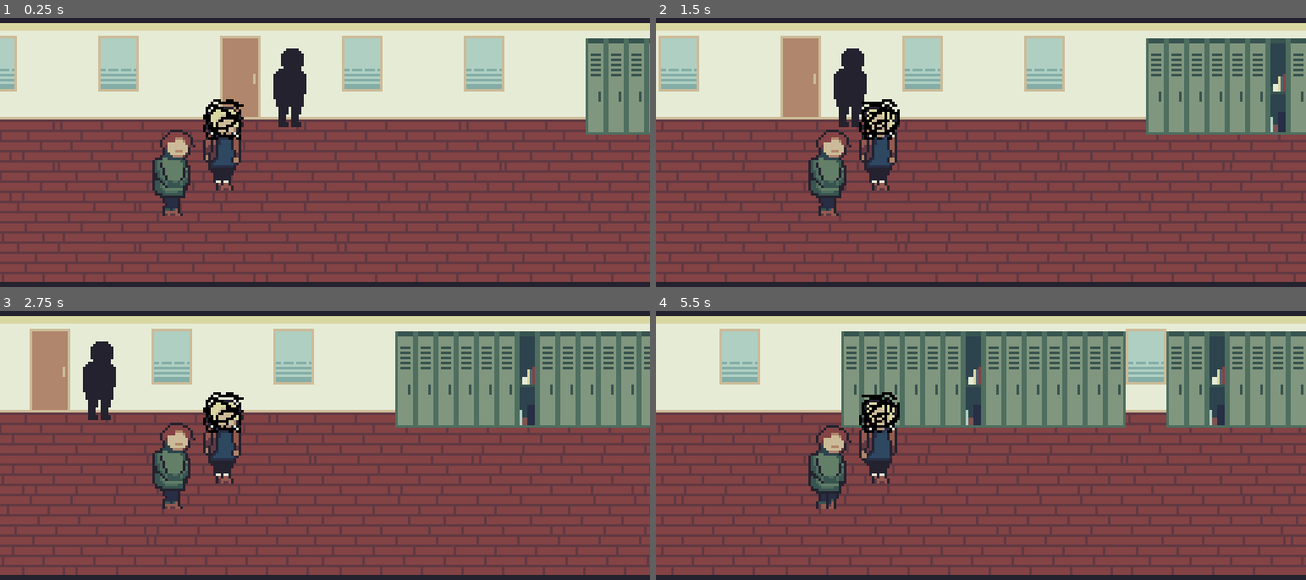
Above: before the commit, frames 1-4 (two rows, left to right).
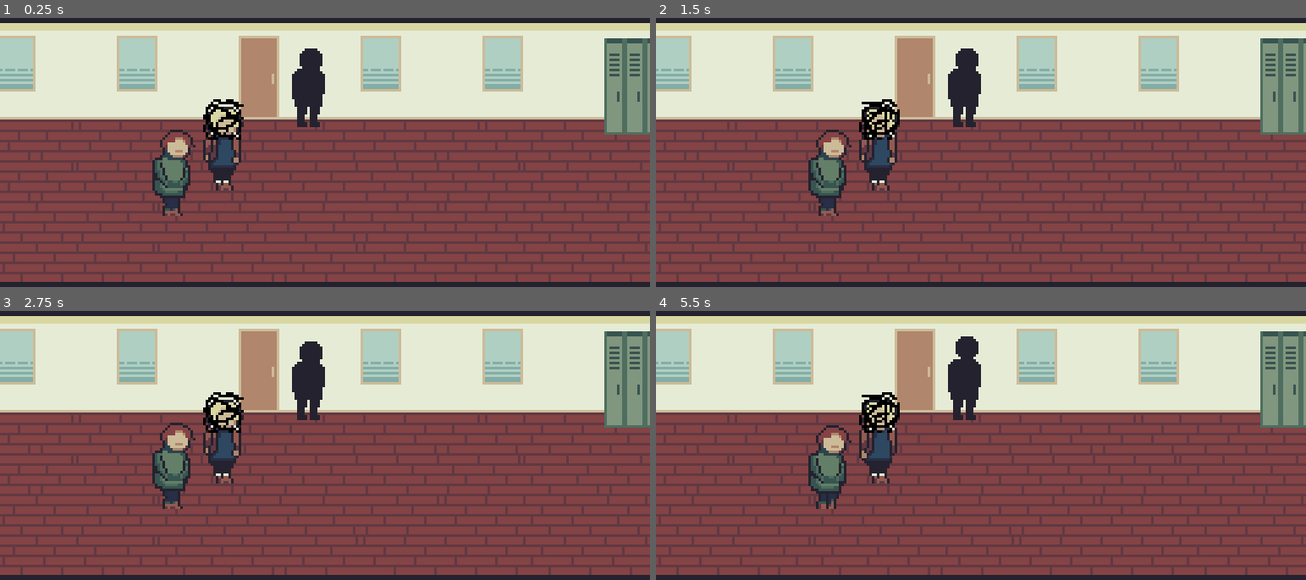
Above: after the commit, the same moments.

Repository: erik-lance/Simons-Day
Game: Godot game, scene res://scenes/hallway.tscn
Two runs of this game, one before a commit and one after it. Both use one fixed random seed, a clock stepped at 60 frames per second and the inputs below. This scene is started directly instead of the project's main scene.
Inputs:
- Up to frame 1 (0.25 s): no input
- Up to frame 2 (1.5 s): tap Enter at 0.5 s; tap Space (next_dialogue) at 0.6, 1.35 s
- Up to frame 3 (2.75 s): tap Space (next_dialogue) at 2.1 s
- Up to frame 4 (5.5 s): tap Space (next_dialogue) every 0.75 s from 2.85 to 5.1 s

The runs differ from the first frame. In frame 1, 15% of the frame differs, in the area x 0-100%, y 6-99%; in frame 2, 21%; in frame 3, 29%; in frame 4, 31%.
Error after the commit: Invalid get index 'position' (on base: 'null instance'). (res://assets/scripts/cell_manager.gd:36)

Commit message:
Turned match statements into array based with queue system and challenger for freeplay
Previously used match statement to grab cells in array. Now uses array with queue system. Where cells[0] is your current cell and cells[2] is the previous cell

Diff:
--- a/assets/scripts/cell_manager.gd
+++ b/assets/scripts/cell_manager.gd
@@ -1,4 +1,6 @@
 extends Node2D
+
+signal new_cell(cell, cast)
 
 var class_cell = "res://scenes/cells/classroom_cell.tscn"
 var locker_cell_1 = "res://scenes/cells/locker_cell.tscn"
@@ -7,14 +9,22 @@
 var broken_cell = "res://scenes/cells/broken_cell.tscn"
 
 onready var cell = $Cells
-onready var cell_1 = $"Cells/Cell 1"
-onready var cell_2 = $"Cells/Cell 2"
-onready var cell_3 = $"Cells/Cell 3"
+onready var cell_1 = $Cells/Cell1
+onready var cell_2 = $Cells/Cell2
+onready var cell_3 = $Cells/Cell3
+
+onready var cells = [cell_1, cell_2, cell_3]
+var cur_cell = 0
 
 var cast_unknown = "res://scenes/actors/unknown.tscn"
+var cast_flynn = "res://scenes/actors/flynn.tscn"
 
 var speed = 30
+
+export (bool) var freeplay = true
 export (bool) var walking = true
+
+var stage_ahead = 3
 
 # Called when the node enters the scene tree for the first time.
 func _ready():
@@ -27,18 +37,17 @@
 		cell_2.position.x -= speed*delta
 		cell_3.position.x -= speed*delta
 
-		if (cell_1.position.x <= -240):
-			cell_1.position.x = cell_3.position.x + 240
-			load_cell(0, rand_cell())
+		if cells[0].position.x <= -240:
+			print('pre: ')
+			print(cells)
+			var move_cell = cells.pop_front()
+			cells.append(move_cell)
+			move_cell.position.x = cells[1].position.x + 240
+			load_cell(move_cell, rand_cell())
 
-		if (cell_2.position.x <= -240):
-			cell_2.position.x = cell_1.position.x + 240
-			load_cell(1, rand_cell())
 
-		if (cell_3.position.x <= -240):
-			cell_3.position.x = cell_2.position.x + 240
-			load_cell(2, rand_cell())
-
+			print('post: ')
+			print(cells)
 
 func rand_cell():
 	var n = randi() % 5
@@ -50,21 +59,23 @@
 		3: return window_cell
 		4: return broken_cell
 
+func clear_cell(cell):
+	cell.get_children()[0].queue_free()
 
 # Loads cell at cell n with type c
-func load_cell(n,c):
+func load_cell(cell,c):
 	var loaded_cell = load(c).instance()
-	match(n):
-		0: cell_1.get_children()[0].queue_free()
-		1: cell_2.get_children()[0].queue_free()
-		2: cell_3.get_children()[0].queue_free()
 
-	match(n):
-		0: cell_1.add_child(loaded_cell)
-		1: cell_2.add_child(loaded_cell)
-		2: cell_3.add_child(loaded_cell)
+	clear_cell(cell)
+	cell.add_child(loaded_cell)
 
-	add_actors(loaded_cell)
+	if !freeplay:
+		add_actors(loaded_cell)
+	else:
+		add_actors(loaded_cell)
+		var cast = load_unknown(loaded_cell)
+		var challenger = load_challenger(loaded_cell, stage_ahead)
+		emit_signal('new_cell',cells[0], challenger)
 
 func add_actors(cell):
 	var n = randi() % 5
@@ -85,17 +96,53 @@
 	var loaded_cast = load(cast_unknown).instance()
 	cell.add_child(loaded_cast)
 
-	var n = randi() % 2
-	match(n):
-		0: loaded_cast.get_child(0).animation = 'idle'
-		1: loaded_cast.get_child(0).animation = 'talk'
+	if !freeplay:
+		var n = randi() % 2
+		match(n):
+			0: loaded_cast.get_child(0).animation = 'idle'
+			1: loaded_cast.get_child(0).animation = 'talk'
 
-	n = randi() % 2
-	match(n):
-		0: loaded_cast.get_child(0).flip_h = false
-		1: loaded_cast.get_child(0).flip_h = true
+		n = randi() % 2
+
+
+		match(n):
+			0: loaded_cast.get_child(0).flip_h = false
+			1: loaded_cast.get_child(0).flip_h = true
+	else:
+		loaded_cast.get_child(0).animation = 'idle'
+		loaded_cast.get_child(0).flip_h = true
 
 	return loaded_cast
 
+func load_special(cell):
+	var loaded_cast = load(cast_flynn).instance()
+	cell.add_child(loaded_cast)
+
+	loaded_cast.get_child(0).animation = 'idle'
+	loaded_cast.get_child(0).flip_h = true
+
+	return loaded_cast
+
+func load_challenger(cell, stage=4):
+	# Every 5 stages is special
+	var actor = null
+	var cell_num = stage % 3
+
+	if (stage+1) % 5 != 0:
+		actor = load_unknown(cell)
+
+		actor.position.x = 186
+		actor.position.y = 70
+
+	else:
+		actor = load_special(cell)
+
+		# walk in anim na lang
+		actor.position.x = 186
+		actor.position.y = 70
+
+	actor.set_name("Challenger")
+	stage_ahead += 1
+
 func set_walking(t):
 	walking = t
